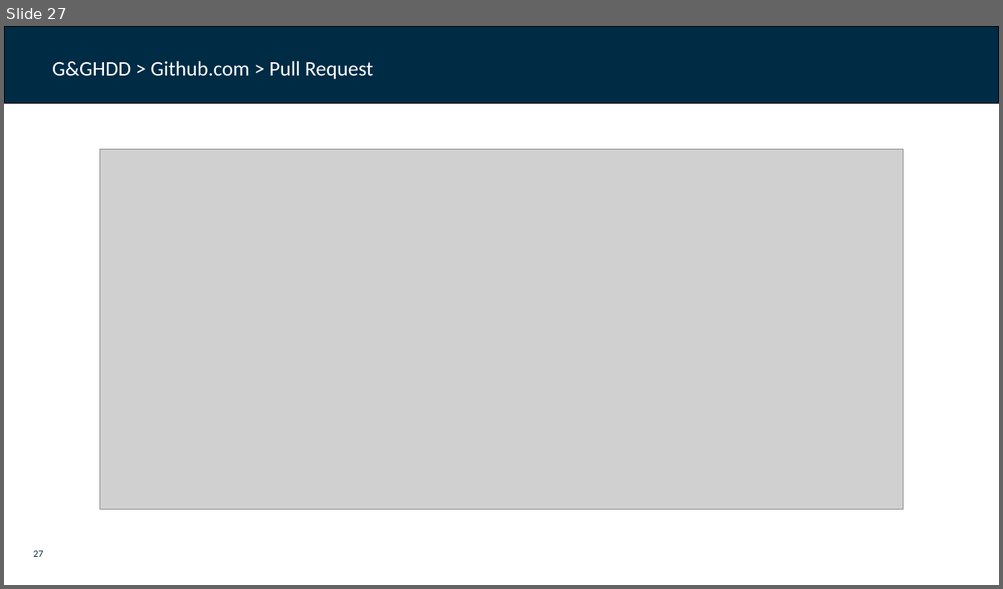
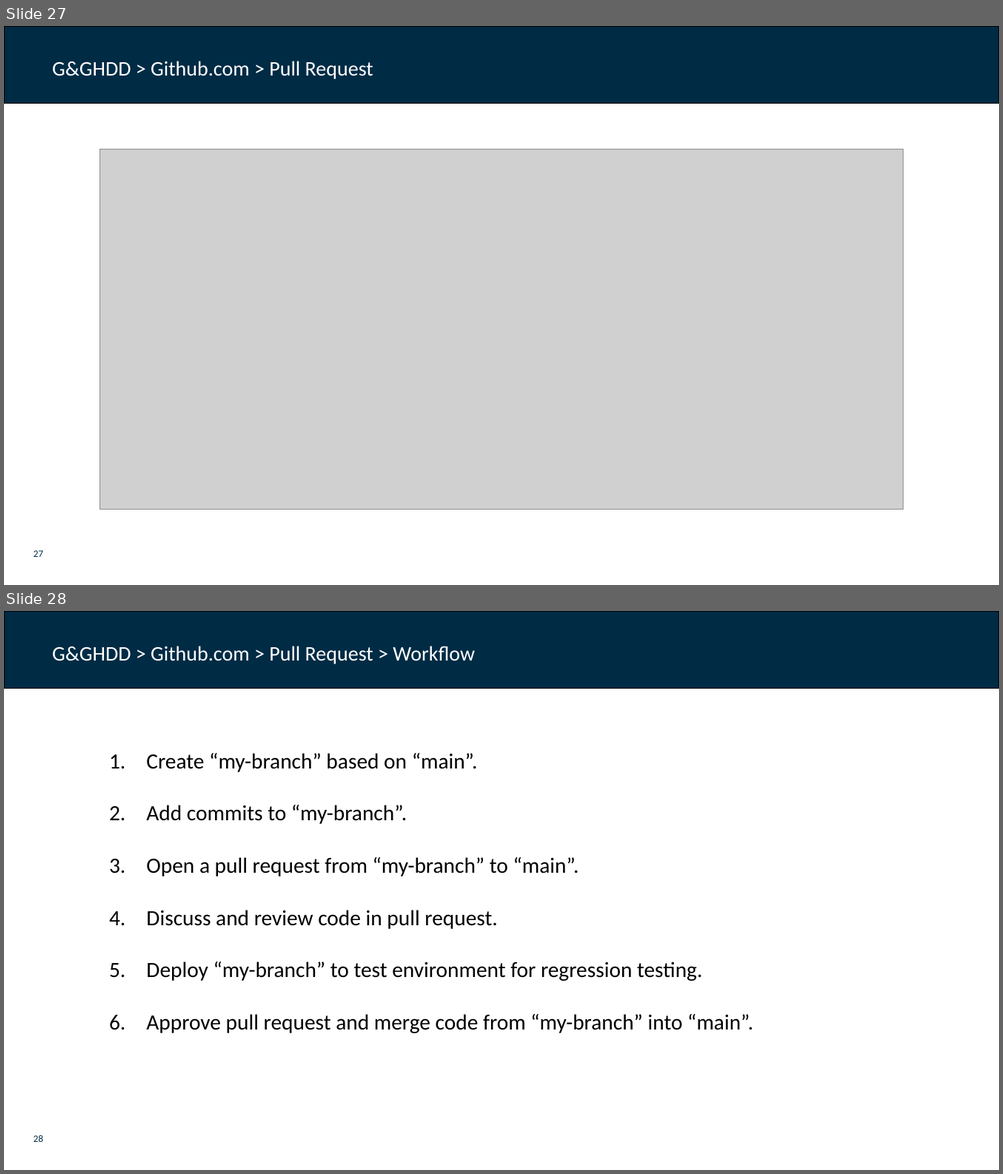
Before and after one commit to dfds/dojo, a slide deck: workshops/git-github-deep-dive/git_github_deep_dive.pptx. Shown one above the other, each under a label of ours: slide 27 before the commit, slides 27 and 28 after it. The pictures are 1003x589 and 1003x1174 pixels, drawn with LibreOffice and Linux fonts; fonts in the diff are those of the drawing; grey boxes stand for pictures; background and template pictures are left out. Boxes give left, top, right and bottom in pixels: in the first picture for what was removed or moved away, otherwise in the second. Text is boxed around its words. In the diff, an @@ line names an element or a change of style, - is before the commit and + after.

```diff
--- a/workshops/git-github-deep-dive/git_github_deep_dive.pptx
+++ b/workshops/git-github-deep-dive/git_github_deep_dive.pptx
@@ slide 28 added at [4,611,999,1170], background #FFFFFF; not listed: 1 template element that a slide beside it also shows @@
@@ rectangle added at [4,611,999,689], fill #002B45, outline #000000 1 pt @@
@@ rectangle added at [45,636,706,669], fill #002B45, outline #002B45 0.75 pt, 20 pt, text #FFFFFF @@
+G&GHDD > Github.com > Pull Request > Workflow
@@ text added at [146,753,753,1034], 21 pt, text #000000 @@
+1. Create “my-branch” based on “main”.
+2. Add commits to “my-branch”.
+3. Open a pull request from “my-branch” to “main”.
+4. Discuss and review code in pull request.
+5. Deploy “my-branch” to test environment for regression testing.
+6. Approve pull request and merge code from “my-branch” into “main”.
```
Also in this commit, not shown: 2 slides changed.
